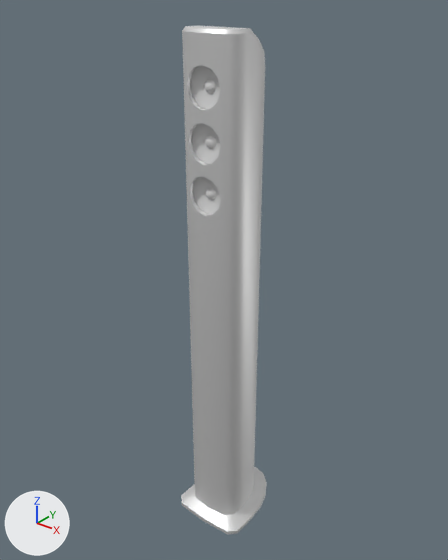
The COLLADA model models/meshes/speaker.dae, before and after one commit.
One viewpoint serves both versions: a camera (50 mm lens) standing at (0.815, -1.012, 1.321) and looking at (-0.03, 0.044, 0.666). The lights are fixed; the arrows at lower left show +X, +Y and +Z.

Script lines for the objects in view, before the commit:
```python
mat_back = principled_material('Back')
mat_back.base_color = (0.8, 0.8, 0.8)  # white #e7e7e7
mat_back.metallic = 0.5
mat_plastic_white = principled_material('Plastic_White')
mat_plastic_white.base_color = (0.8, 0.8, 0.8)  # white #e7e7e7
mat_plastic_white.metallic = 0.649
mat_speakers = principled_material('Speakers')
mat_speakers.base_color = (0.8, 0.8, 0.8)  # white #e7e7e7
mat_speakers.metallic = 0.278
me_circle = bpy.data.meshes.new('Circle')
me_circle.from_pydata(...)  # 333 vertices, 576 faces; spans x -0.1..0.1, y -0.085..0.162, z 0.0..1.237
# faces by material slot: [296, 252, 28]
me_circle.materials.append(mat_plastic_white)  # white #e7e7e7
me_circle.materials.append(mat_speakers)  # white #e7e7e7
me_circle.materials.append(mat_back)  # white #e7e7e7
ob_stereotower = bpy.data.objects.new('Stereotower', me_circle)
ob_stereotower.location = (0.0, 0.0, 0.0)
```
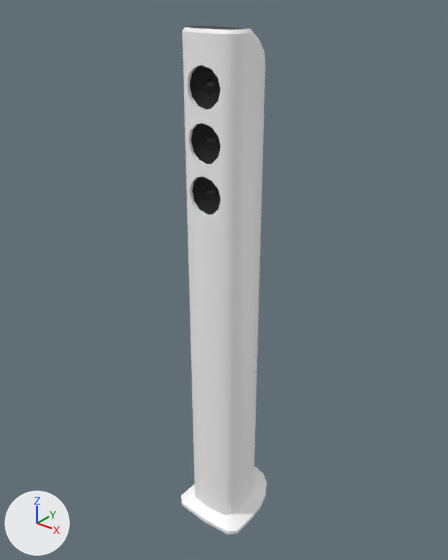
What differs and where, as boxes (x1, y1, x2, y2) in the pictures (448 x 560 px):
```json
{"object": "Stereotower", "change": "recoloured, surface changed", "before": [181, 25, 267, 534], "after": [181, 25, 267, 534]}
```

Scene script edits in JSON lines:
```json
{"op": "set", "path": "mat_plastic_white.metallic", "old": "0.649", "new": "0.0"}
{"op": "set", "path": "mat_plastic_white.base_color", "old": "(0.8, 0.8, 0.8)", "new": "(1.0, 1.0, 1.0)", "note": "white #e7e7e7 -> white #ffffff"}
{"op": "set", "path": "mat_speakers.base_color", "old": "(0.8, 0.8, 0.8)", "new": "(0.00103, 0.00103, 0.00103)", "note": "white #e7e7e7 -> black #030303"}
{"op": "set", "path": "mat_back.base_color", "old": "(0.8, 0.8, 0.8)", "new": "(0.0174, 0.0174, 0.0174)", "note": "white #e7e7e7 -> black #242424"}
```
